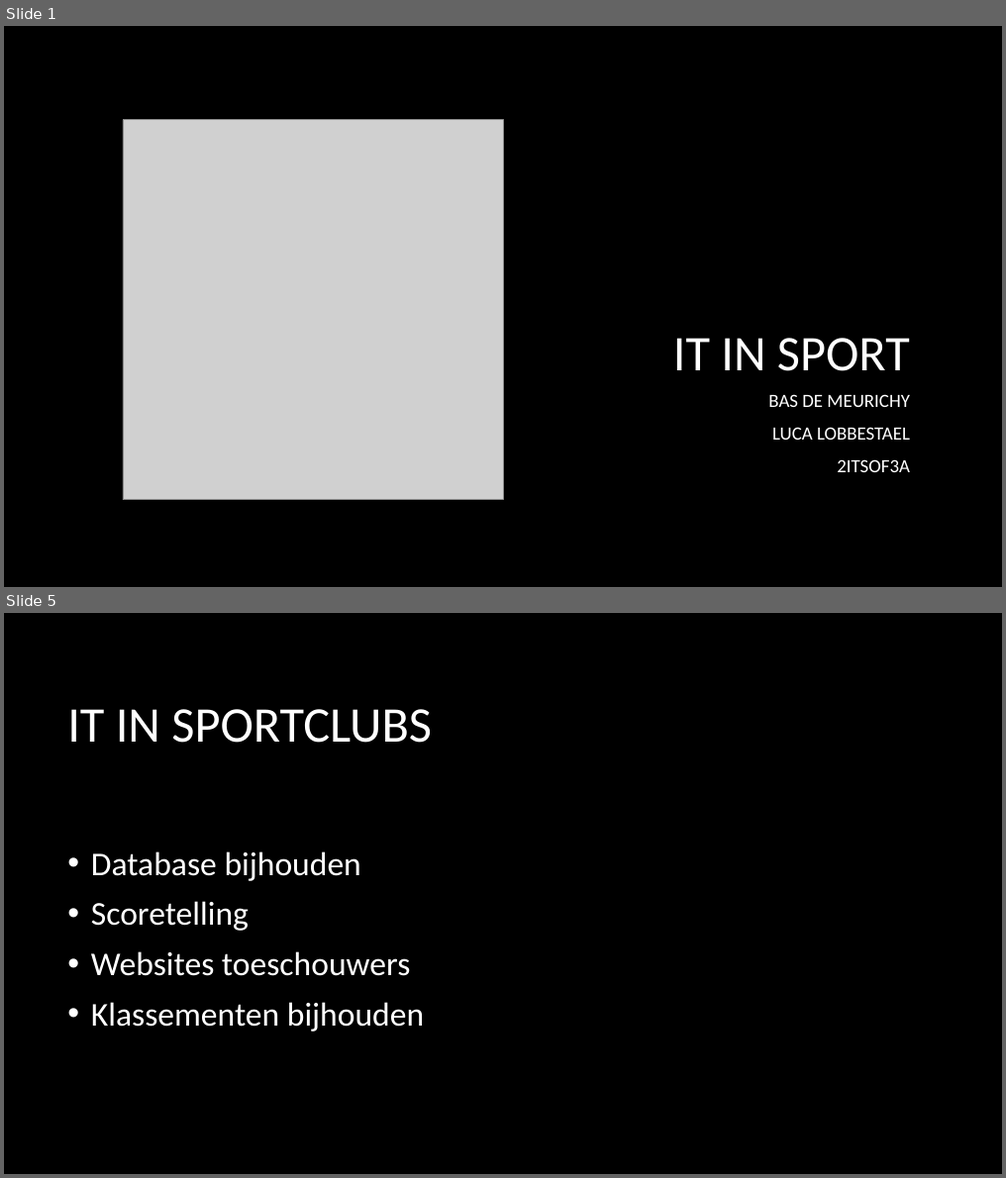
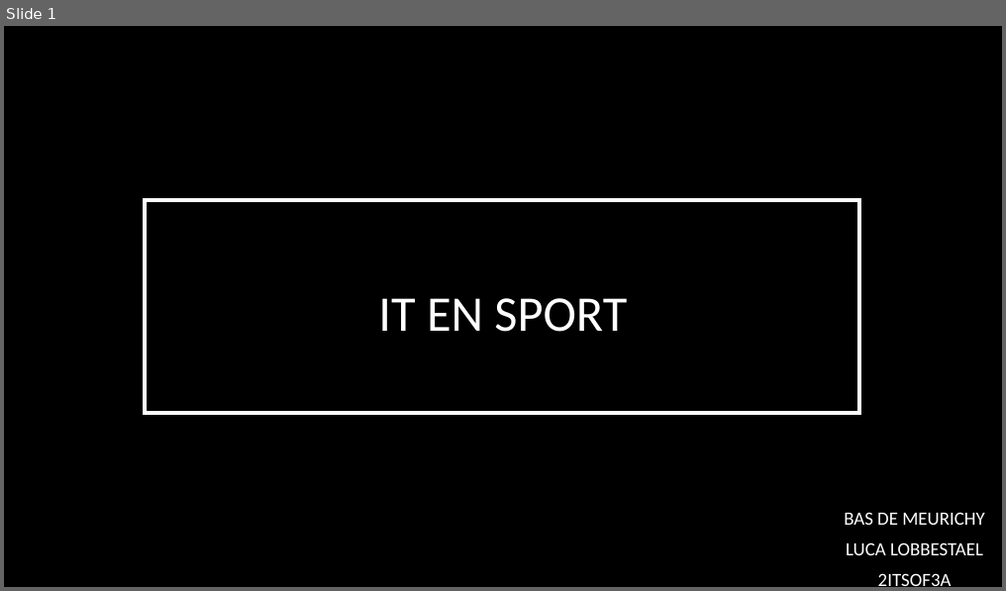
Before and after one commit to BasDM/PresentatiePM, a slide deck: Presentatie_powerpoint.pptx. Shown one above the other, each under a label of ours: slides 1 and 5 before the commit, slide 1 after it; the slides between them are not shown. The pictures are 1006x1178 and 1006x591 pixels, drawn with LibreOffice and Linux fonts; fonts in the diff are those of the drawing; grey boxes stand for pictures; background and template pictures are left out. Boxes give left, top, right and bottom in pixels: in the first picture for what was removed or moved away, otherwise in the second. Text is boxed around its words. In the diff, an @@ line names an element or a change of style, - is before the commit and + after.

```diff
--- a/Presentatie_powerpoint.pptx
+++ b/Presentatie_powerpoint.pptx
@@ slide 5 removed at [4, 613, 1002, 1174], background picture (left out) @@
@@ title removed at [67, 709, 432, 743] @@
-IT IN SPORTCLUBS
@@ text removed at [91, 852, 424, 1032] @@
-• Database bijhouden
-• Scoretelling
-• Websites toeschouwers
-• Klassementen bijhouden
@@ slide 1 changed as well @@
@@ picture removed at [123, 120, 503, 500] @@
@@ rectangle added at [144, 199, 859, 413], fill #000000 at 70% opacity, outline #FFFFFF 4 pt @@
@@ title at [378, 298, 627, 332]: text changed @@
-IT IN SPORT
+IT EN SPORT
@@ subtitle "BAS DE MEURICHY": place and size @@
-subtitle "BAS DE MEURICHY" at [768, 394, 910, 472]
+subtitle "BAS DE MEURICHY" at [844, 512, 984, 586]
@@ subtitle "BAS DE MEURICHY" at [844, 512, 984, 586]: alignment right to centre; line spacing 1 to 0.9 @@
```
Also in this commit, not shown: 3 other slides changed, 4 slides added, 2 other slides removed, 1 other file.
